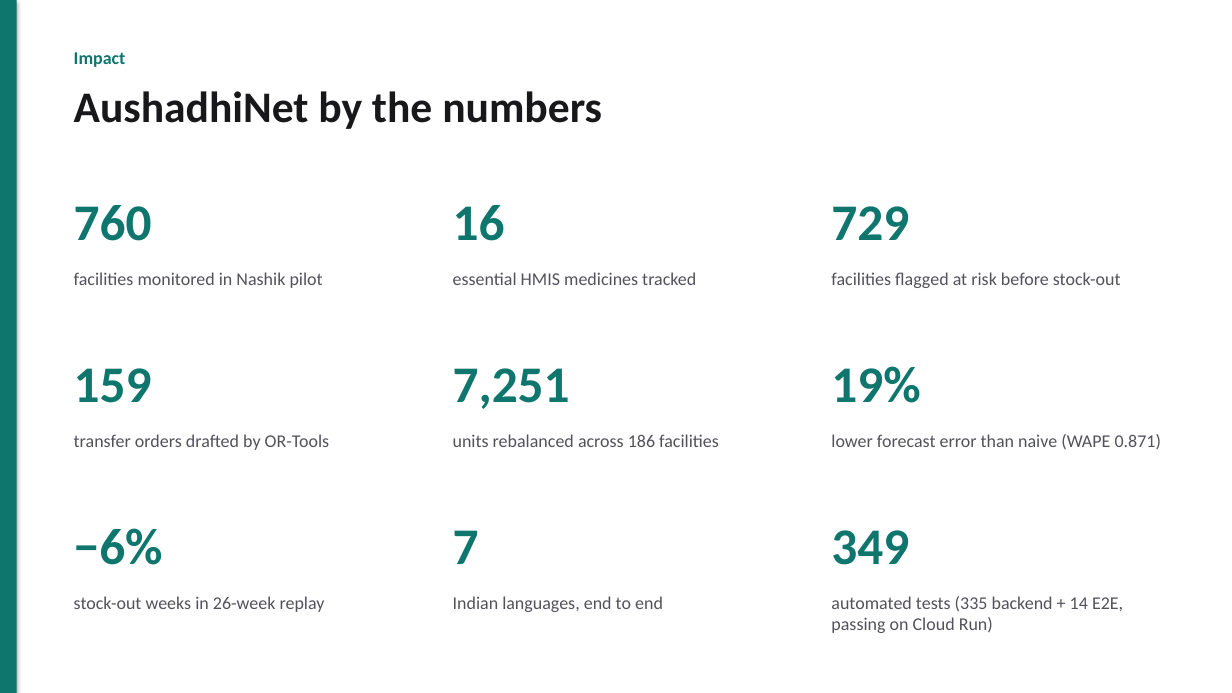
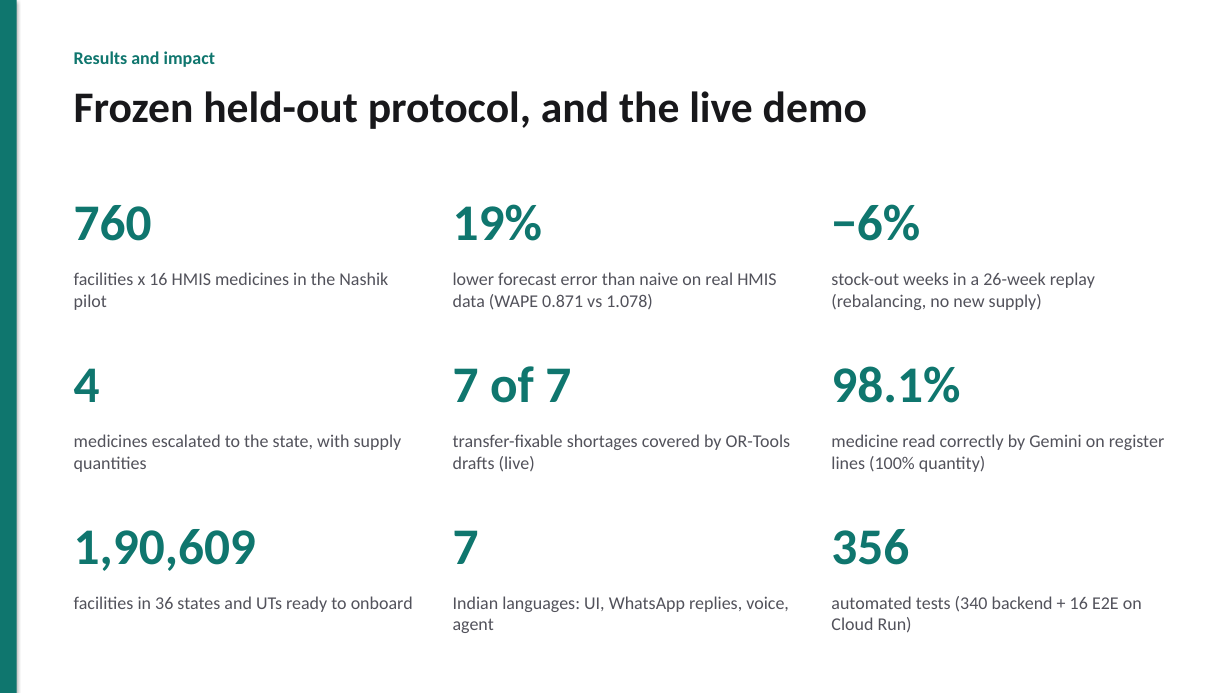
Before and after one commit to akshat333-debug/AushadhiNet, a slide deck: slide 9 of docs/pitch/AushadhiNet-pitch.pptx. Drawn at 1232x693 pixels with LibreOffice and Linux fonts; fonts in the diff are those of the drawing. Boxes give left, top, right and bottom in pixels: in the first picture for what was removed or moved away, otherwise in the second. Text is boxed around its words. In the diff, an @@ line names an element or a change of style, - is before the commit and + after.

```diff
--- a/docs/pitch/AushadhiNet-pitch.pptx
+++ b/docs/pitch/AushadhiNet-pitch.pptx
@@ text at box(74, 51, 215, 67): text changed @@
-Impact
+Results and impact
@@ text at box(74, 91, 867, 129): text changed @@
-AushadhiNet by the numbers
+Frozen held-out protocol, and the live demo
@@ text at box(453, 204, 542, 241): text changed @@
-16
+19%
@@ text at box(831, 204, 920, 241): text changed @@
-729
+−6%
@@ text at box(74, 272, 388, 310): text changed @@
-facilities monitored in Nashik pilot
+facilities x 16 HMIS medicines in the Nashik pilot
@@ text at box(453, 272, 776, 310): text changed @@
-essential HMIS medicines tracked
+lower forecast error than naive on real HMIS data (WAPE 0.871 vs 1.078)
@@ text at box(831, 272, 1095, 310): text changed @@
-facilities flagged at risk before stock-out
+stock-out weeks in a 26-week replay (rebalancing, no new supply)
@@ text at box(74, 368, 100, 402): text changed @@
-159
+4
@@ text at box(453, 366, 571, 403): text changed @@
-7,251
+7 of 7
@@ text at box(831, 366, 960, 403): text changed @@
-19%
+98.1%
@@ text at box(74, 434, 402, 472): text changed @@
-transfer orders drafted by OR-Tools
+medicines escalated to the state, with supply quantities
@@ text at box(453, 434, 790, 472): text changed @@
-units rebalanced across 186 facilities
+transfer-fixable shortages covered by OR-Tools drafts (live)
@@ text at box(831, 434, 1164, 472): text changed @@
-lower forecast error than naive (WAPE 0.871)
+medicine read correctly by Gemini on register lines (100% quantity)
@@ text at box(74, 529, 256, 571): text changed @@
-−6%
+1,90,609
@@ text at box(831, 529, 909, 565): text changed @@
-349
+356
@@ text at box(74, 596, 413, 612): text changed @@
-stock-out weeks in 26-week replay
+facilities in 36 states and UTs ready to onboard
@@ text at box(453, 596, 789, 633): text changed @@
-Indian languages, end to end
+Indian languages: UI, WhatsApp replies, voice, agent
@@ text at box(831, 596, 1142, 633): text changed @@
-automated tests (335 backend + 14 E2E, passing on Cloud Run)
+automated tests (340 backend + 16 E2E on Cloud Run)
```
Also in this commit, not shown: 6 other slides changed, 2 slides added, 3 slides removed, 13 other files.
